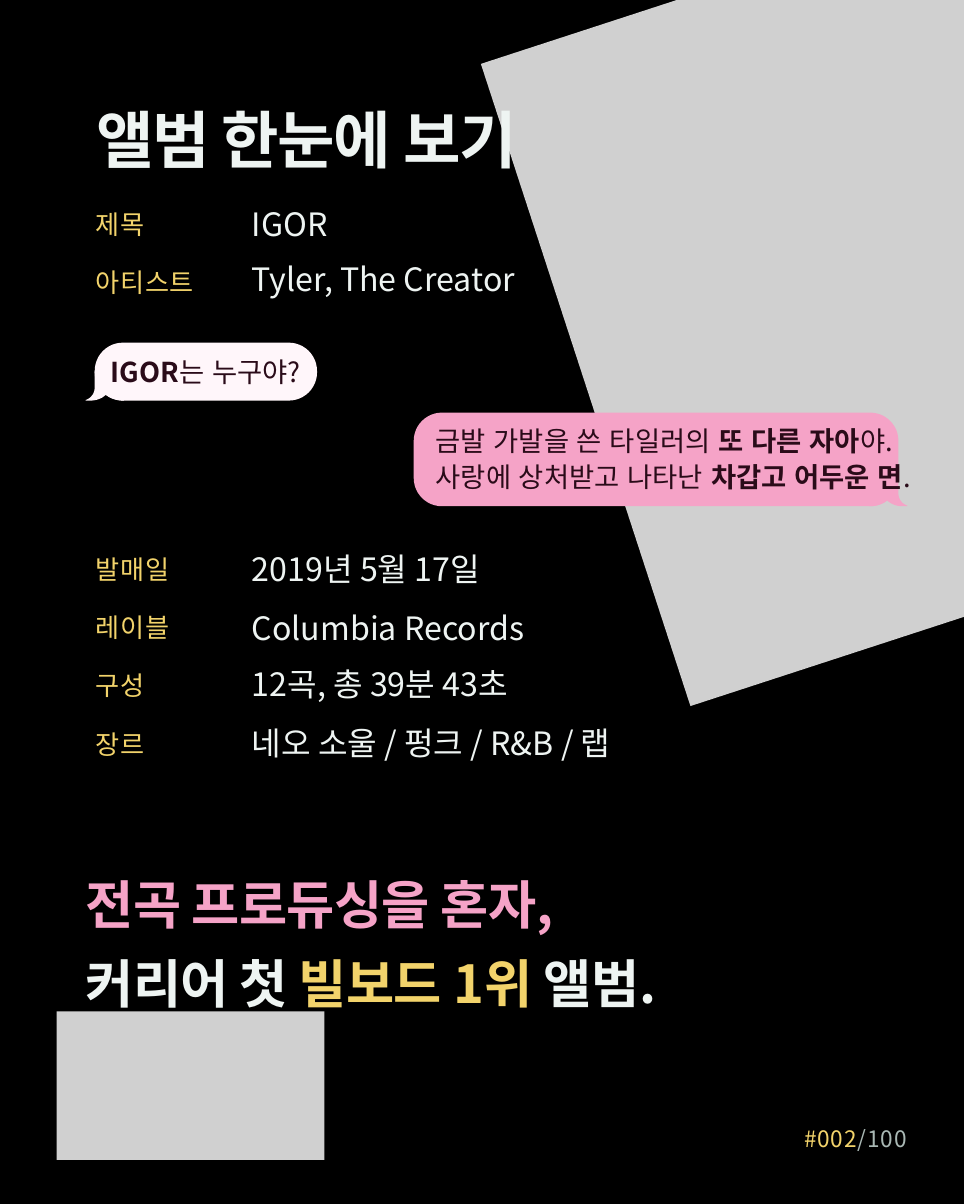
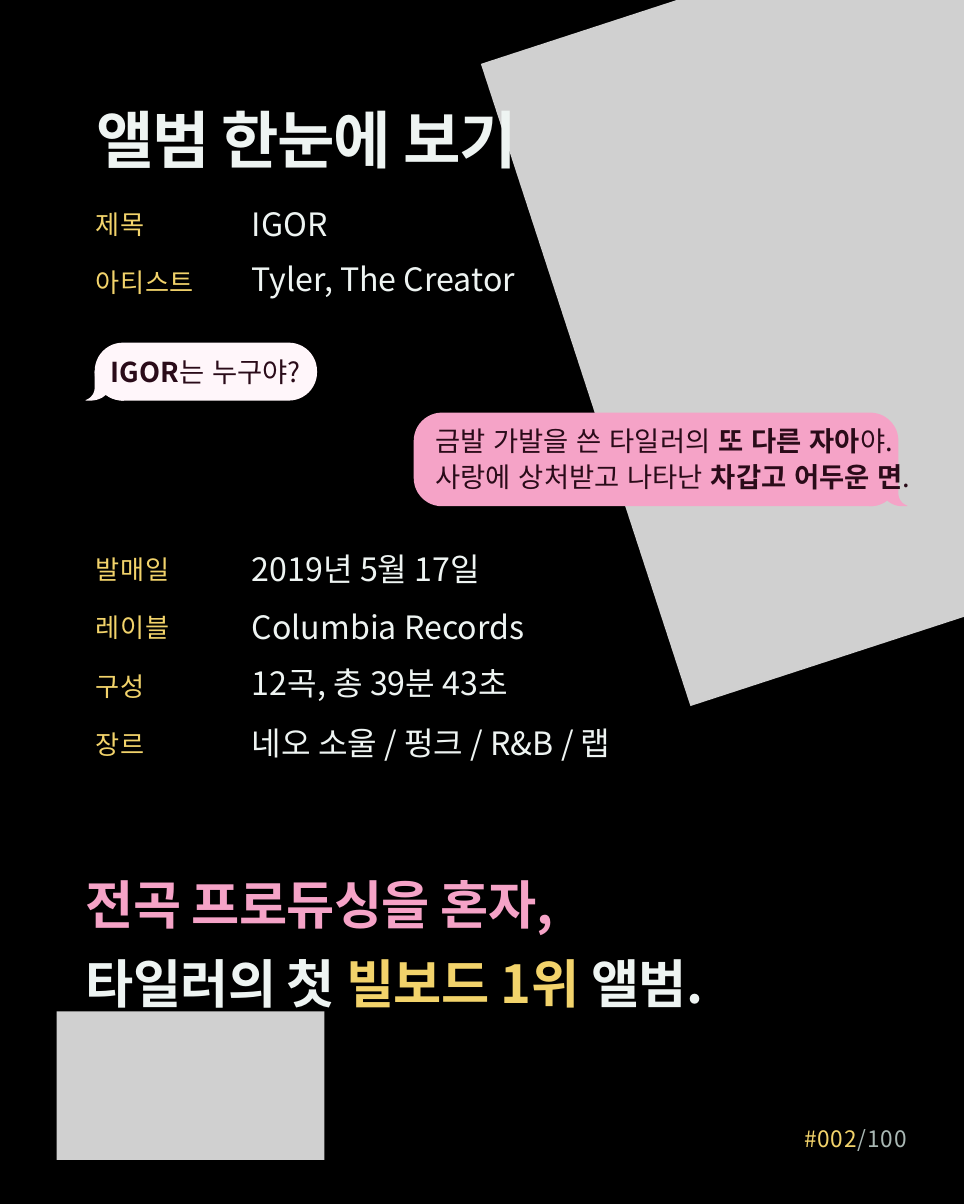
Before and after one commit to yeezyismygoat-pixel/ClaudeRep, a slide deck: slide 2 of IGOR_명반002_수정.pptx. Drawn at 964x1204 pixels with LibreOffice and Linux fonts; fonts in the diff are those of the drawing; grey boxes stand for pictures. Boxes give left, top, right and bottom in pixels: in the first picture for what was removed or moved away, otherwise in the second. Text is boxed around its words. In the diff, an @@ line names an element or a change of style, - is before the commit and + after.

```diff
--- a/IGOR_명반002_수정.pptx
+++ b/IGOR_명반002_수정.pptx
@@ text at (x1=86, y1=959, x2=704, y2=1016): text changed @@
-커리어 첫 빌보드 1위 앨범.
+타일러의 첫 빌보드 1위 앨범.
```
Also in this commit, not shown: 7 other slides changed, 10 other files.
